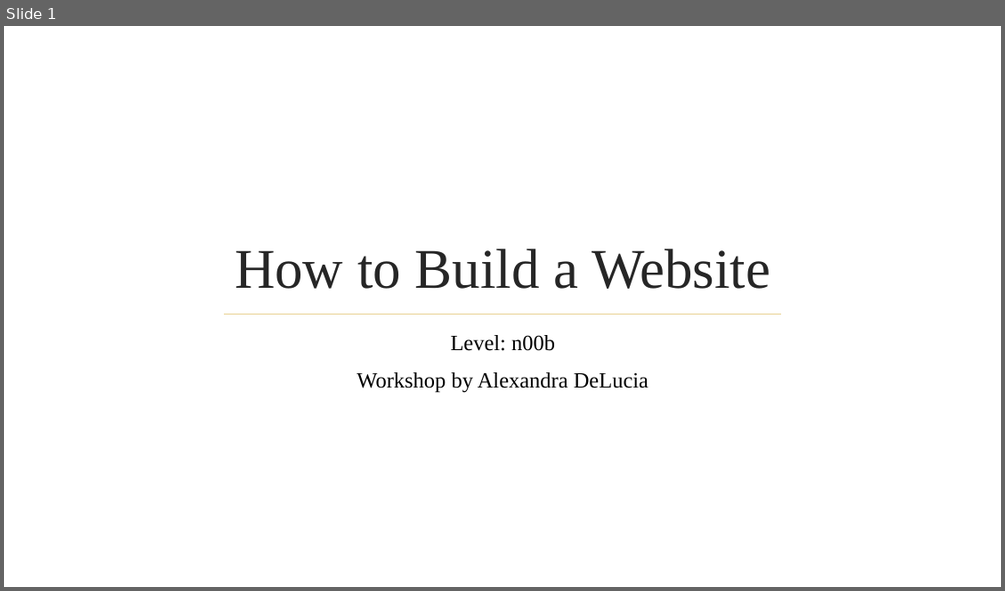
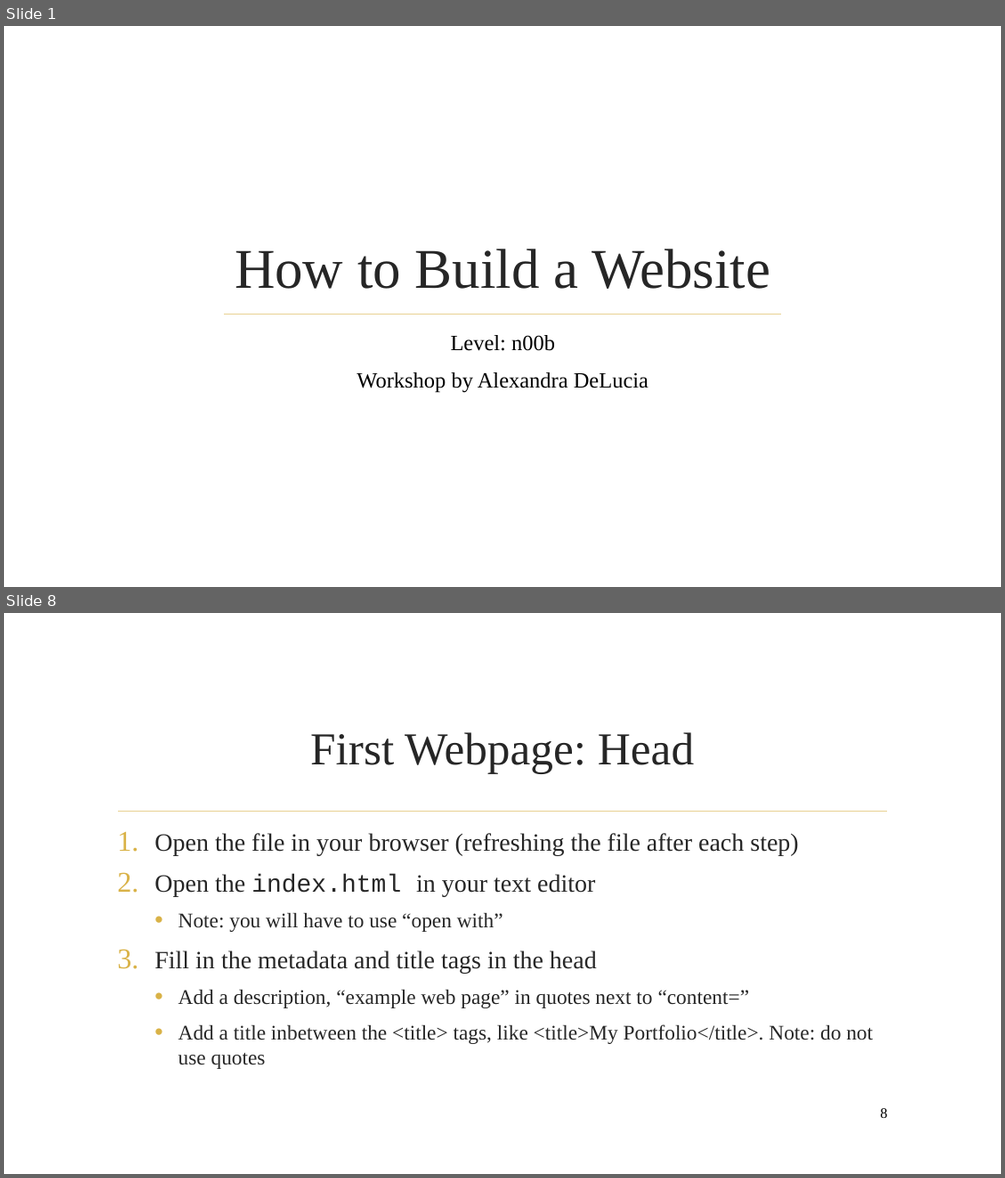
Before and after one commit to AADeLucia/beginner_web_tutorial, a slide deck: website_tutorial_beginner.pptx. Shown one above the other, each under a label of ours: slide 1 before the commit, slides 1 and 8 after it; the slides between them are not shown. The pictures are 1005x591 and 1005x1178 pixels, drawn with LibreOffice and Linux fonts; fonts in the diff are those of the drawing; background and template pictures are left out. Boxes give left, top, right and bottom in pixels: in the first picture for what was removed or moved away, otherwise in the second. Text is boxed around its words. In the diff, an @@ line names an element or a change of style, - is before the commit and + after.

```diff
--- a/website_tutorial_beginner.pptx
+++ b/website_tutorial_beginner.pptx
@@ slide 8 added at box(4, 613, 1001, 1174), background picture (left out) @@
@@ title added at box(310, 732, 694, 774), 44 pt, text #262626 @@
+First Webpage: Head
@@ line added from (119, 811) to (887, 811), #E8D191 1.25 pt @@
@@ text added at box(154, 833, 873, 1069), 20 pt, text #262626 @@
+1. Open the file in your browser (refreshing the file after each step)
+2. Open the index.html in your text editor
+  • Note: you will have to use “open with”
+3. Fill in the metadata and title tags in the head
+  • Add a description, “example web page” in quotes next to “content=”
+  • Add a title inbetween the <title> tags, like <title>My Portfolio</title>. Note: do not use quotes
@@ page number added at box(880, 1108, 887, 1118), 14 pt, text #000000 @@
+8
```
Also in this commit, not shown: 9 slides changed, 3 other slides added, 4 other files.
